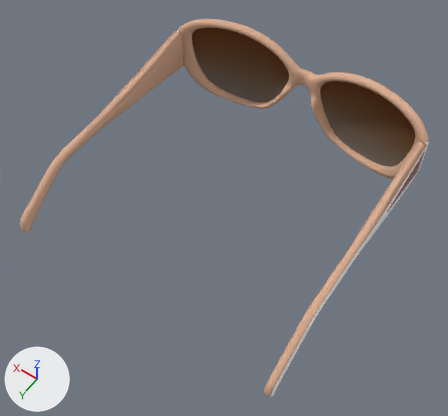
Two versions of the OBJ model LaputaApp/Resources/3dmodels/3dGlasses/RanGlass.obj, one commit apart.
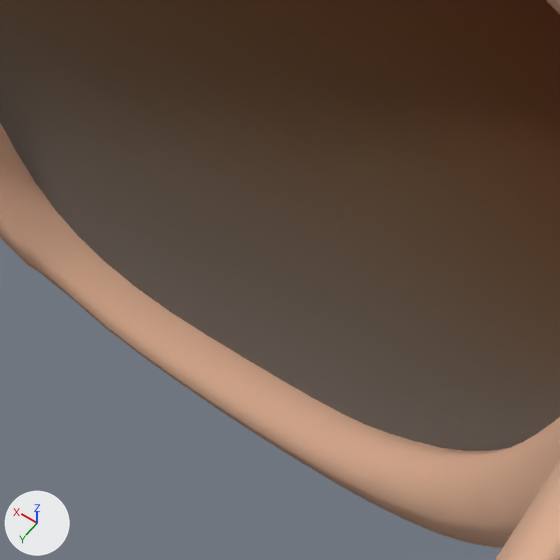
Old and new are each drawn whole from a camera (50 mm lens) standing at (-30.2, 62.4, 58.7) and looking at (-2.0, 22.8, -3.5) and again close up on the part from 74% to 89% of the width and 26% to 43% of the height. Arrows for +X, +Y and +Z are at lower left; the lights stay in place. Where no turn or scale is listed for an object, it has been applied to the vertices. Vertices at the same position are counted once.

In view in the first close-up: 'RanGlass'.
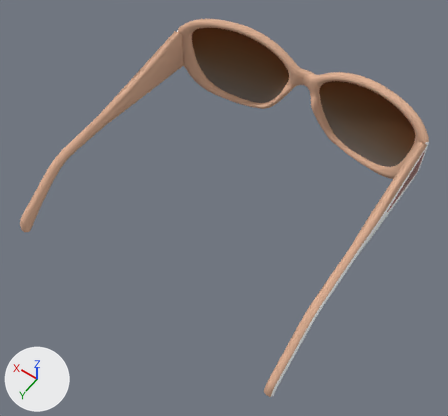
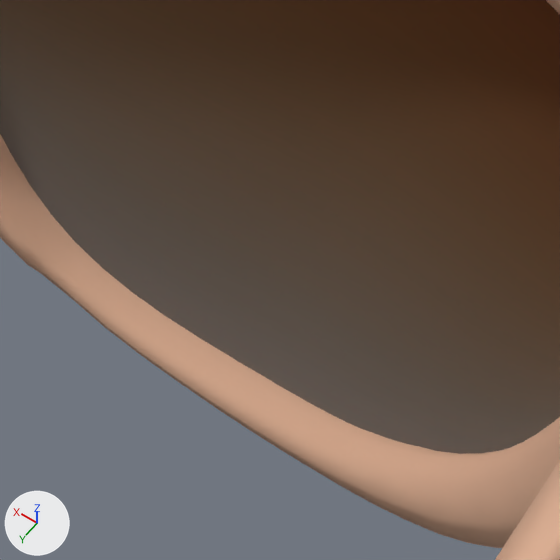
Changed parts and their boxes [x1, y1, x2, y2] in the close-ups (560 x 560 px):
part 1 of me_ranglass, added (brown): after [0, 0, 560, 454]

The change, as a diff of the scene's bpy script:
```diff
--- a/LaputaApp/Resources/3dmodels/3dGlasses/RanGlass.obj.py
+++ b/LaputaApp/Resources/3dmodels/3dGlasses/RanGlass.obj.py
@@ me_ranglass @@
 me_ranglass.from_pydata(...)  # 2816 vertices, 2714 faces; spans x -19.8..19.2, y -0.2..39.0, z -7.5..6.5
 # used by ob_ranglass; location = (0.0, 0.0, 0.0)
+# me_ranglass part 1: the loose piece of 403 vertices spanning x -18.1..-2.5, y 0.6..3.7, z -7.1..5.7 is copied, and the copy is moved by (0.0, 0.2, 0.0); it spans x -18.1..-2.5, y 0.8..3.9, z -7.1..5.7
 me_ranglass.materials.append(mat_phonge1sg)
```
